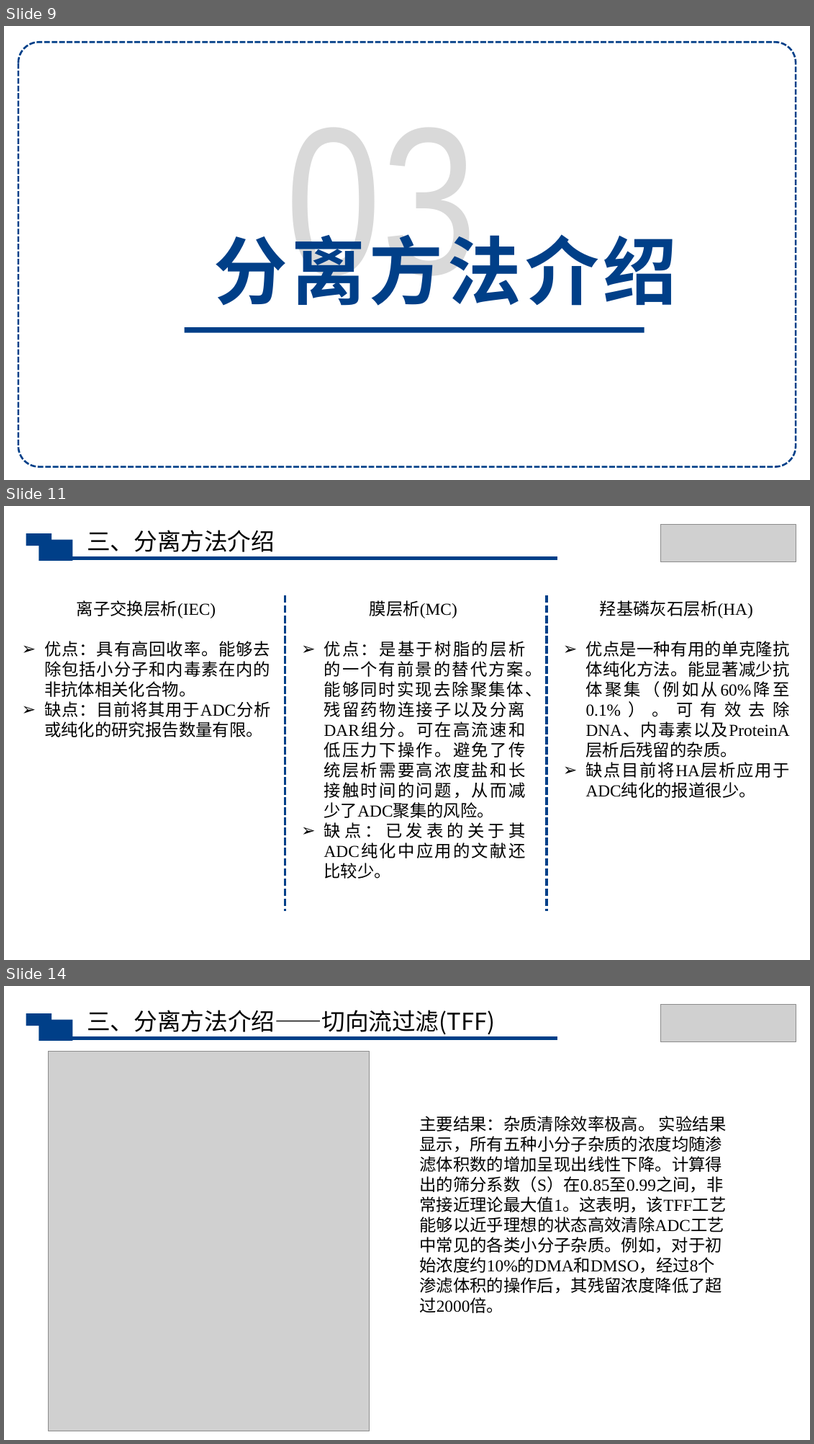
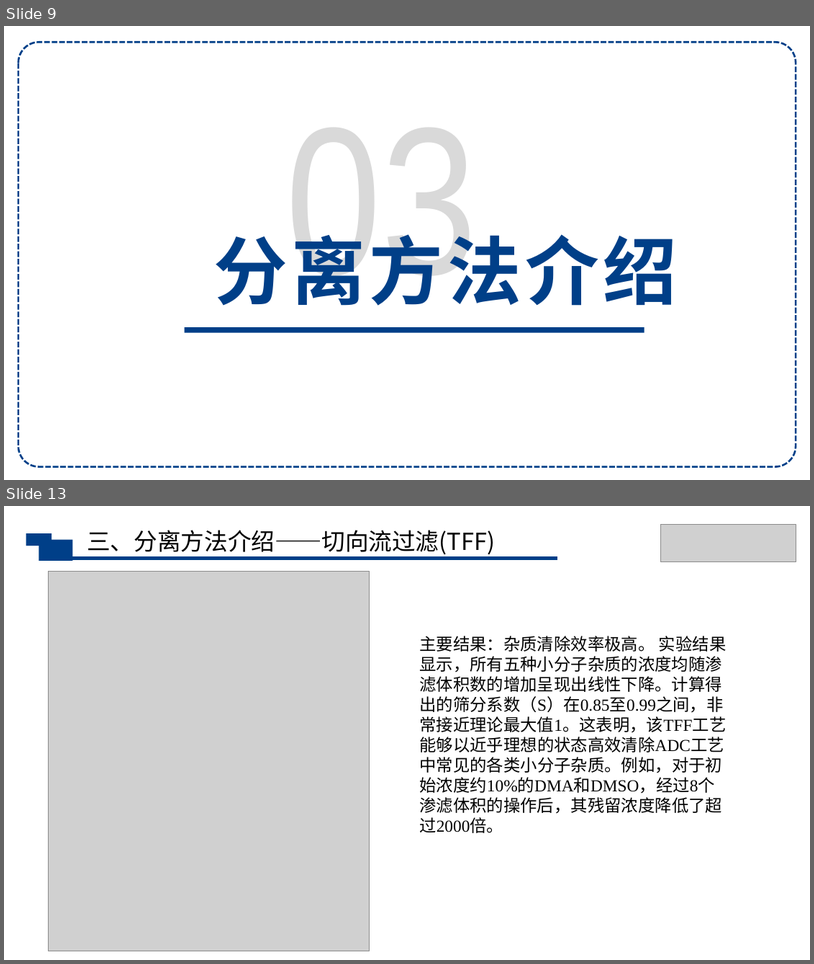
Before and after one commit to Raymon-Lyu/Veterinary-Medicine, a slide deck: 生物分离工程/第十组汇报ppt.pptx. Shown one above the other, each under a label of ours: slides 9, 11 and 14 before the commit, slides 9 and 13 after it; the slides between them are not shown. The pictures are 814x1444 and 814x964 pixels, drawn with LibreOffice and Linux fonts; fonts in the diff are those of the drawing; grey boxes stand for pictures. Boxes give left, top, right and bottom in pixels: in the first picture for what was removed or moved away, otherwise in the second. Text is boxed around its words. In the diff, an @@ line names an element or a change of style, - is before the commit and + after.

```diff
--- a/生物分离工程/第十组汇报ppt.pptx
+++ b/生物分离工程/第十组汇报ppt.pptx
@@ slide 11 removed at <box>4,506,810,960</box>, background #FFFFFF @@
@@ picture removed at <box>661,524,797,561</box> @@
@@ rectangle removed at <box>26,533,52,546</box> @@
@@ rectangle removed at <box>39,540,73,561</box> @@
@@ text removed at <box>87,530,275,552</box> @@
-三、分离方法介绍
@@ line removed from (63, 558) to (558, 558) @@
@@ text removed at <box>44,600,270,737</box> @@
-离子交换层析(IEC)
-➢ 优点：具有高回收率。能够去除包括小分子和内毒素在内的非抗体相关化合物。
-➢ 缺点：目前将其用于ADC分析或纯化的研究报告数量有限。
@@ line removed from (286, 595) to (286, 911) @@
@@ text removed at <box>324,600,543,878</box> @@
-膜层析(MC)
-➢ 优点：是基于树脂的层析的一个有前景的替代方案。能够同时实现去除聚集体、残留药物连接子以及分离DAR组分。可在高流速和低压力下操作。避免了传统层析需要高浓度盐和长接触时间的问题，从而减少了ADC聚集的风险。
-➢ 缺点：已发表的关于其ADC纯化中应用的文献还比较少。
@@ line removed from (548, 595) to (548, 911) @@
@@ text removed at <box>586,600,790,798</box> @@
-羟基磷灰石层析(HA)
-➢ 优点是一种有用的单克隆抗体纯化方法。能显著减少抗体聚集（例如从60%降至0.1%）。可有效去除DNA、内毒素以及ProteinA层析后残留的杂质。
-➢ 缺点目前将HA层析应用于ADC纯化的报道很少。
@@ what was slide 14 is now slide 13 @@
```
Also in this commit, not shown: 6 slides changed, 1 slide added, 1 other file.
